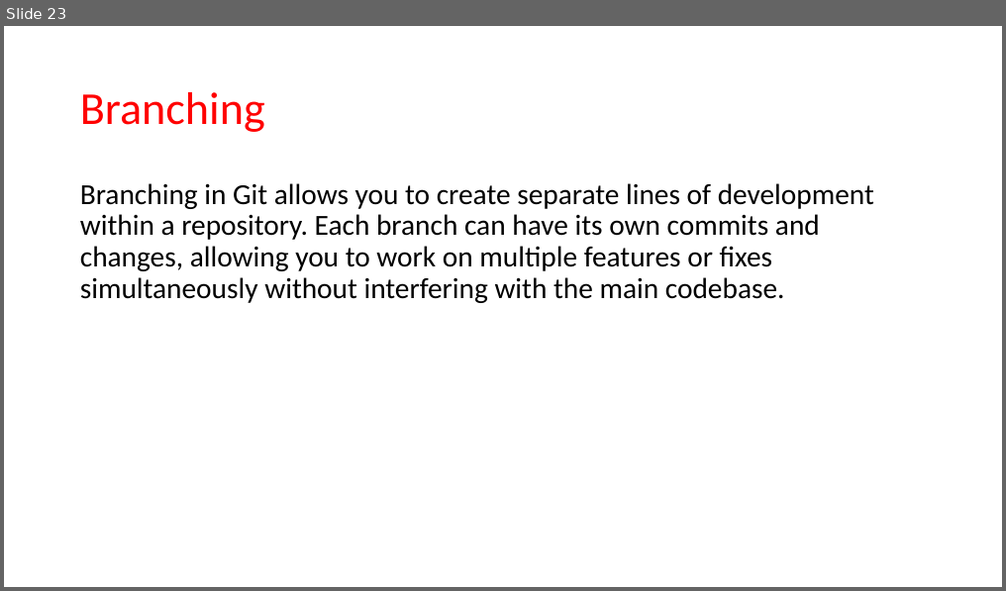
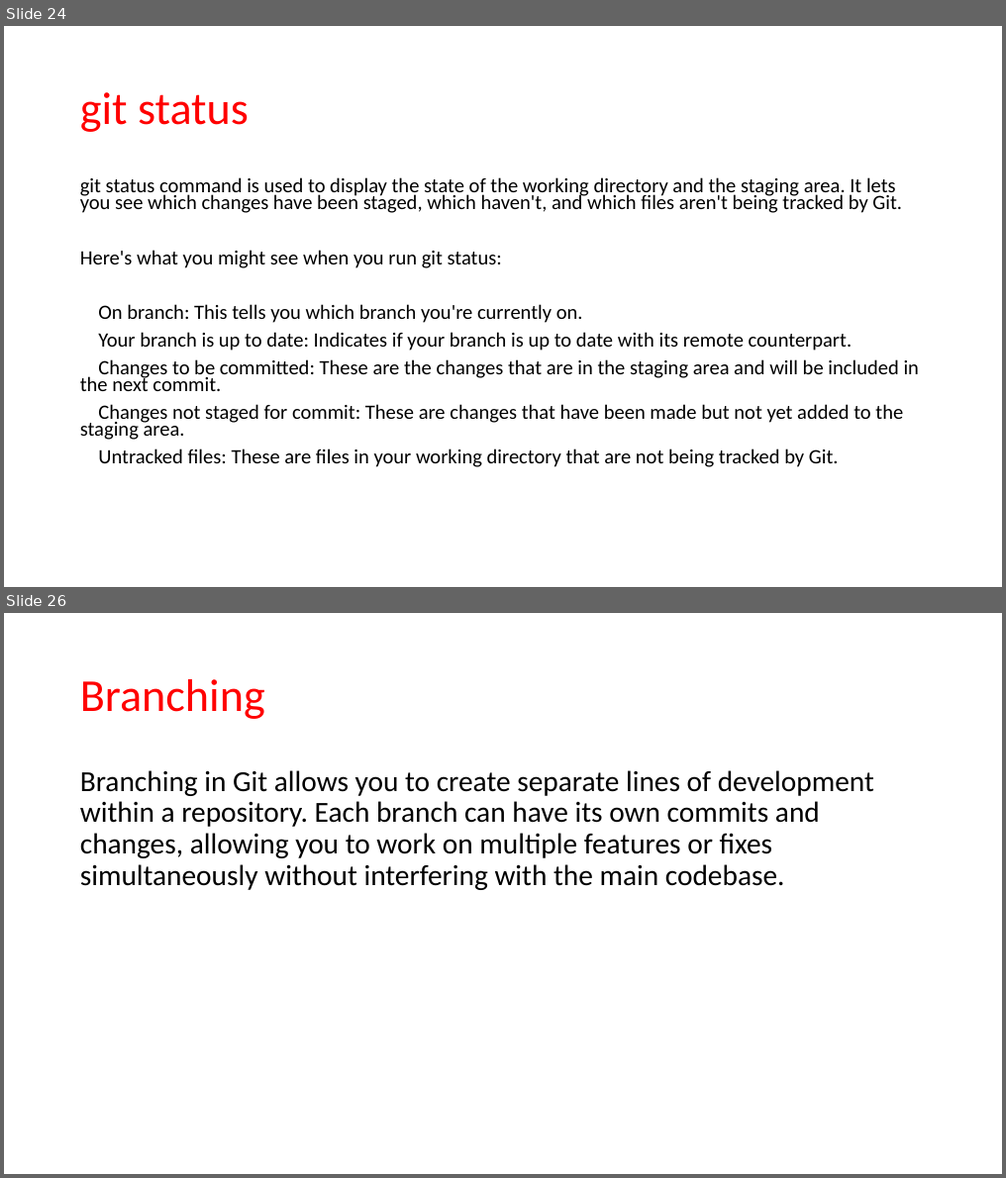
Before and after one commit to JanbaskDevops/Batch1, a slide deck: MyLearnings/CICD/Class5- Azure Repository/Class presentation.pptx. Shown one above the other, each under a label of ours: slide 23 before the commit, slides 24 and 26 after it; the slides between them are not shown. The pictures are 1006x591 and 1006x1178 pixels, drawn with LibreOffice and Linux fonts; fonts in the diff are those of the drawing. Boxes give left, top, right and bottom in pixels: in the first picture for what was removed or moved away, otherwise in the second. Text is boxed around its words. In the diff, an @@ line names an element or a change of style, - is before the commit and + after.

```diff
--- a/MyLearnings/CICD/Class5- Azure Repository/Class presentation.pptx
+++ b/MyLearnings/CICD/Class5- Azure Repository/Class presentation.pptx
@@ slide 24 added at (4,26,1002,587), background #FFFFFF @@
@@ title added at (80,92,249,132), 44 pt, text #FF0000 @@
+git status
@@ text added at (80,177,920,468), 19.6 pt, text #000000 @@
+git status command is used to display the state of the working directory and the staging area. It lets you see which changes have been staged, which haven't, and which files aren't being tracked by Git.
+Here's what you might see when you run git status:
+On branch: This tells you which branch you're currently on.
+Your branch is up to date: Indicates if your branch is up to date with its remote counterpart.
+Changes to be committed: These are the changes that are in the staging area and will be included in the next commit.
+Changes not staged for commit: These are changes that have been made but not yet added to the staging area.
+Untracked files: These are files in your working directory that are not being tracked by Git.
@@ what was slide 23 is now slide 26 @@
```
Also in this commit, not shown: 8 slides changed, 9 other slides added, 2 slides removed.
